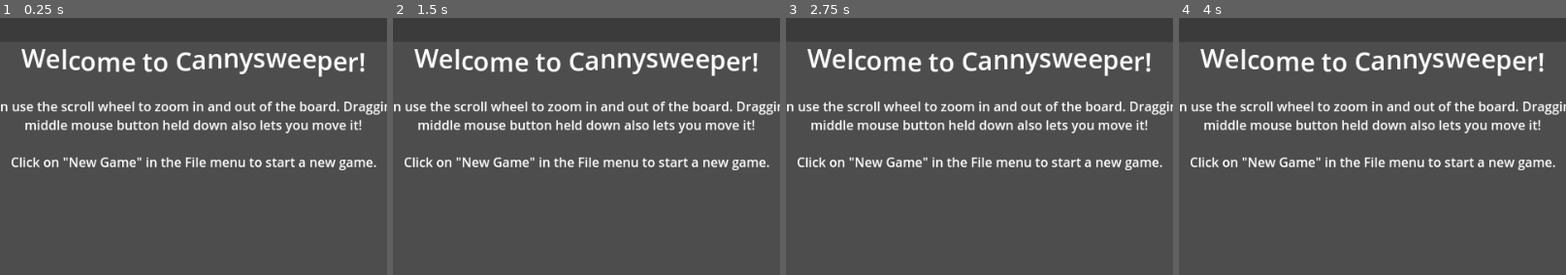
Above: before the commit, frames 1-4 (left to right).
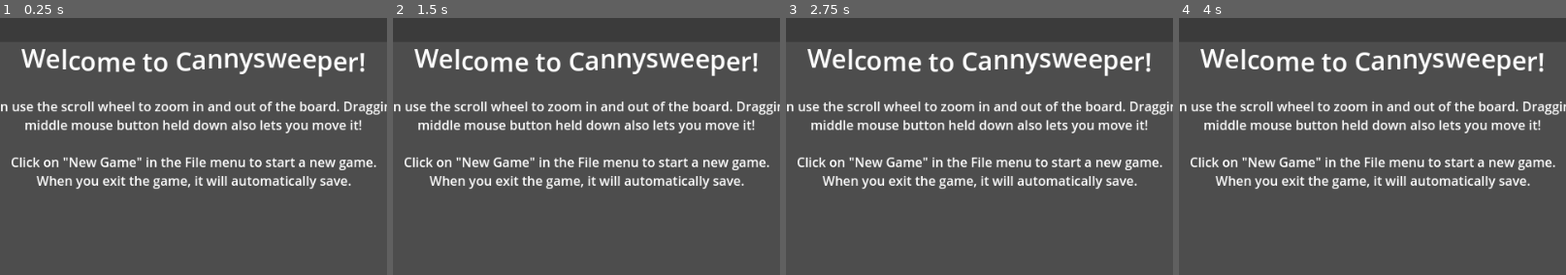
Above: after the commit, the same moments.

Repository: w8t3rmelon/cannysweeper
Game: Godot game, scene res://Scenes/Main.tscn
Two runs of this game, one before a commit and one after it. Both use one fixed random seed, a clock stepped at 60 frames per second and the inputs below.
Inputs (mouse positions are % of the whole screen's width and height, from its top left):
- Up to frame 1 (0.25 s): no input
- Up to frame 2 (1.5 s): move the mouse to (72, 45) at 0.52 s; click (72, 45) at 0.67 s; move the mouse to (30, 55) at 1.27 s; click (30, 55) at 1.42 s
- Up to frame 3 (2.75 s): move the mouse to (60, 28) at 2.02 s; click (60, 28) at 2.17 s
- Up to frame 4 (4 s): move the mouse to (45, 70) at 2.77 s; click (45, 70) at 2.92 s; move the mouse to (80, 65) at 3.52 s; click (80, 65) at 3.67 s
The pictures show only the part of the screen within x 38-88%, y 0-50%; the shares and areas given below are measured in that part.

The runs differ from the first frame. In frame 1, 1.6% of the frame differs, in the area x 9-91%, y 61-67%; in frame 2, 1.6%; in frame 3, 1.6%; in frame 4, 1.6%.

Commit message:
broken saving

Diff:
--- a/DifficultyPresets/1robert.tres
+++ b/DifficultyPresets/1robert.tres
@@ -1,6 +1,6 @@
 [gd_resource type="Resource" script_class="Preset" load_steps=2 format=3 uid="uid://dj3csw2ylno7x"]
 
-[ext_resource type="Script" path="res://Scripts/Preset.gd" id="1_tvoq6"]
+[ext_resource type="Script" path="res://Scripts/Resources/Preset.gd" id="1_tvoq6"]
 
 [resource]
 script = ExtResource("1_tvoq6")
--- a/DifficultyPresets/2baby.tres
+++ b/DifficultyPresets/2baby.tres
@@ -1,6 +1,6 @@
 [gd_resource type="Resource" script_class="Preset" load_steps=2 format=3 uid="uid://6wtihwn5i271"]
 
-[ext_resource type="Script" path="res://Scripts/Preset.gd" id="1_k6lpi"]
+[ext_resource type="Script" path="res://Scripts/Resources/Preset.gd" id="1_k6lpi"]
 
 [resource]
 script = ExtResource("1_k6lpi")
--- a/DifficultyPresets/3easy.tres
+++ b/DifficultyPresets/3easy.tres
@@ -1,6 +1,6 @@
 [gd_resource type="Resource" script_class="Preset" load_steps=2 format=3 uid="uid://dg5wmaxhfalr"]
 
-[ext_resource type="Script" path="res://Scripts/Preset.gd" id="1_81df4"]
+[ext_resource type="Script" path="res://Scripts/Resources/Preset.gd" id="1_81df4"]
 
 [resource]
 script = ExtResource("1_81df4")
--- a/DifficultyPresets/4medium.tres
+++ b/DifficultyPresets/4medium.tres
@@ -1,6 +1,6 @@
 [gd_resource type="Resource" script_class="Preset" load_steps=2 format=3 uid="uid://c4gf0mb87ucqf"]
 
-[ext_resource type="Script" path="res://Scripts/Preset.gd" id="1_6epbd"]
+[ext_resource type="Script" path="res://Scripts/Resources/Preset.gd" id="1_6epbd"]
 
 [resource]
 script = ExtResource("1_6epbd")
--- a/DifficultyPresets/5hard.tres
+++ b/DifficultyPresets/5hard.tres
@@ -1,6 +1,6 @@
 [gd_resource type="Resource" script_class="Preset" load_steps=2 format=3 uid="uid://c56r2n4nbrmrk"]
 
-[ext_resource type="Script" path="res://Scripts/Preset.gd" id="1_anhfa"]
+[ext_resource type="Script" path="res://Scripts/Resources/Preset.gd" id="1_anhfa"]
 
 [resource]
 script = ExtResource("1_anhfa")
--- a/DifficultyPresets/6twig.tres
+++ b/DifficultyPresets/6twig.tres
@@ -1,6 +1,6 @@
 [gd_resource type="Resource" script_class="Preset" load_steps=2 format=3 uid="uid://ccog4j0m4tbjs"]
 
-[ext_resource type="Script" path="res://Scripts/Preset.gd" id="1_x0qn0"]
+[ext_resource type="Script" path="res://Scripts/Resources/Preset.gd" id="1_x0qn0"]
 
 [resource]
 script = ExtResource("1_x0qn0")
--- a/Scenes/Main.tscn
+++ b/Scenes/Main.tscn
@@ -1,9 +1,9 @@
-[gd_scene load_steps=27 format=3 uid="uid://dcb1hpgwfclgd"]
+[gd_scene load_steps=28 format=3 uid="uid://dcb1hpgwfclgd"]
 
 [ext_resource type="Script" path="res://Scripts/Main.gd" id="1_r150o"]
 [ext_resource type="Texture2D" uid="uid://1q4kml3xkn58" path="res://Art/Uncanny.png" id="2_bmxlf"]
 [ext_resource type="Texture2D" uid="uid://dmxaoip6x02i" path="res://Art/HUDBG.png" id="2_idj7w"]
-[ext_resource type="Script" path="res://Scripts/Preset.gd" id="2_s41n8"]
+[ext_resource type="Script" path="res://Scripts/Resources/Preset.gd" id="2_s41n8"]
 [ext_resource type="Resource" uid="uid://dj3csw2ylno7x" path="res://DifficultyPresets/1robert.tres" id="3_2i2af"]
 [ext_resource type="Texture2D" uid="uid://cqwy6u14umb01" path="res://Art/Logo.png" id="3_kln2b"]
 [ext_resource type="Resource" uid="uid://6wtihwn5i271" path="res://DifficultyPresets/2baby.tres" id="4_giki3"]
@@ -18,6 +18,7 @@
 [ext_resource type="Resource" uid="uid://ccog4j0m4tbjs" path="res://DifficultyPresets/6twig.tres" id="8_p3wa0"]
 [ext_resource type="Script" path="res://Scripts/Menus/HelpMenu.gd" id="10_bmxlf"]
 [ext_resource type="Texture2D" uid="uid://bj5kqi02cb1al" path="res://Art/CoolBetaBadge.png" id="12_j6h4m"]
+[ext_resource type="Texture2D" uid="uid://b2o8ajgwqyumy" path="res://Art/SheetSlices/Main/minewin.tres" id="15_jyyuj"]
 [ext_resource type="Texture2D" uid="uid://gq13yrfx6lk6" path="res://Art/Pause.png" id="15_vqus1"]
 
 [sub_resource type="AtlasTexture" id="AtlasTexture_spn41"]
@@ -106,7 +107,8 @@
 [font_size=16]
 Tip: You can use the scroll wheel to zoom in and out of the board. Dragging with the middle mouse button held down also lets you move it!
 
-Click on \"New Game\" in the File menu to start a new game."
+Click on \"New Game\" in the File menu to start a new game.
+When you exit the game, it will automatically save."
 
 [node name="Board" type="Control" parent="GameView"]
 custom_minimum_size = Vector2(512, 480)
@@ -341,18 +343,21 @@
 size = Vector2i(137, 152)
 system_menu_id = 2
 prefer_native_menu = true
-item_count = 4
+item_count = 5
 item_0/text = "New Game"
 item_0/icon = ExtResource("4_rgh2o")
-item_1/text = "Configure"
+item_1/text = "Load Save"
 item_1/icon = ExtResource("5_jw32o")
 item_1/id = 1
-item_2/text = "Pause"
-item_2/icon = ExtResource("15_vqus1")
+item_2/text = "Configure"
+item_2/icon = ExtResource("15_jyyuj")
 item_2/id = 2
-item_3/text = "Quit"
-item_3/icon = ExtResource("5_v1gob")
+item_3/text = "Pause"
+item_3/icon = ExtResource("15_vqus1")
 item_3/id = 3
+item_4/text = "Quit"
+item_4/icon = ExtResource("5_v1gob")
+item_4/id = 4
 script = ExtResource("7_vy5pj")
 
 [node name="Help" type="PopupMenu" parent="Menu"]
--- a/Scripts/Enums.gd
+++ b/Scripts/Enums.gd
@@ -5,6 +5,13 @@
 	CLEARED,
 	FLAGGED,
 	UNSURE
+}
+
+enum TileCompactState {
+	BLOCKED  = 0b00000001,
+	FLAGGED  = 0b00000010,
+	UNSURE   = 0b00000100,
+	HAS_MINE = 0b00001000
 }
 
 enum Sound {
--- a/Scripts/Main.gd
+++ b/Scripts/Main.gd
@@ -1,4 +1,4 @@
-extends Node
+extends Control
 
 var tileTemplate = preload("res://Scenes/Objects/Tile.tscn")
 
@@ -279,8 +279,7 @@
 		row.push_back(tile)
 	tiles.push_back(row)
 
-func new_game():
-	print("clearing everything")
+func reset():
 	$GameView/Welcome.hide()
 	zoom = 100
 	boardOffset = Vector2.ZERO
@@ -299,6 +298,72 @@
 	winScreen.hide()
 	gameOverScreen.hide()
 
+func load_from_save():
+	if ResourceLoader.exists("user://Save.res"):
+		var savedata: SaveData = ResourceLoader.load("user://Save.res")
+		reset()
+
+		time = savedata.timer
+		GSettings.width = savedata.width
+		GSettings.height = savedata.height
+		GSettings.mines = savedata.mines
+
+		for crow in savedata.rows:
+			var y = 0
+			var row = []
+			for ctile: TileCompact in crow.tiles:
+				var x = 0
+				var tile: Tile = tileTemplate.instantiate()
+				tile.tileCoordinates = Vector2i(x, y)
+				tile.position = (Vector2i(x, y) * 32)
+				tile.revealed.connect(func(): reveal_callback(tile))
+				tile.revealed2.connect(func(): reveal_callback2(tile))
+				tile.flagStateChanged.connect(flag_state_change_callback)
+				if ctile.state & Enums.TileCompactState.BLOCKED:
+					tile.type = Enums.TileType.BLOCKED
+				elif ctile.state & Enums.TileCompactState.FLAGGED:
+					tile.type = Enums.TileType.FLAGGED
+				elif ctile.state & Enums.TileCompactState.UNSURE:
+					tile.type = Enums.TileType.UNSURE
+				else:
+					tile.type = Enums.TileType.CLEARED
+
+				if ctile.state & Enums.TileCompactState.HAS_MINE:
+					tile.hasMine = true
+				board.add_child.call_deferred(tile)
+				row.append(tile)
+				x += 1
+			tiles.append(row)
+			y += 1
+
+		print("positioning board")
+		boardPosition = (board.size / 2) - ((Vector2(GSettings.width, GSettings.height) * 32) / 2)
+		board.position = boardPosition + boardOffset
+		board.pivot_offset = ((Vector2(GSettings.width, GSettings.height) * 32) / 2)
+
+		# code was stolen from kmines (minefielditem.cpp:252) for this
+		var xAxisDominant = (GSettings.width + 1) / board.size.x > (GSettings.height + 1) / board.size.y
+		var size = 0
+		if xAxisDominant:
+			size = board.size.x / (GSettings.width + 1)
+		else:
+			size = board.size.y / (GSettings.height + 1)
+		boardScale = Vector2.ONE * (size / 32)
+
+		board.scale = boardScale
+
+		$HUD/Mines.text = "Mines: %d/%d" % [markedMines, GSettings.mines]
+
+		print("marking tiles")
+		mark_adjacent()
+
+		SND.mus_play(Enums.Music.DEFAULT)
+	else:
+		OS.alert("You do not have an active save file.")
+
+func new_game():
+	reset()
+
 	print("making rows")
 	for y in range(0, GSettings.height):
 		make_row.call_deferred(y)
@@ -321,14 +386,29 @@
 
 	$HUD/Mines.text = "Mines: %d/%d" % [markedMines, GSettings.mines]
 
-	await get_tree().process_frame
-
 	print("marking tiles")
 	mark_tiles.call_deferred()
 
 	SND.mus_play(Enums.Music.DEFAULT)
 
+func quit():
+	SaveManager.saveState(tiles)
+
+	if randi_range(1, 4) == 2:
+		uncannyJumpscare.show()
+		SND.snd_play(Enums.Sound.JUMPSCARE)
+		await get_tree().create_timer(0.2).timeout
+	else:
+		modulate = Color(0.5, 0.5, 0.5, 1)
+
+	get_tree().quit()
+
+func _notification(what):
+	if what == NOTIFICATION_WM_CLOSE_REQUEST:
+		quit()
+
 func _ready():
+	get_tree().set_auto_accept_quit(false)
 	for p in difficulties:
 		$ConfigurationWindow/Container/Difficulty/Box.add_item(p.name)
 	$ConfigurationWindow/Container/Difficulty/Box.add_item("Custom", 999)
--- /dev/null
+++ b/Scripts/Managers/SaveManager.gd
@@ -0,0 +1,28 @@
+extends Node
+
+func saveState(tiles):
+	var savedata = SaveData.new()
+	for row in tiles:
+		var tilerow = TileRow.new()
+		var compactTiles: Array[TileCompact] = []
+		for tile: Tile in row:
+			var compactTile = TileCompact.new()
+			if tile.hasMine:
+				compactTile.state |= Enums.TileCompactState.HAS_MINE
+			if tile.type == Enums.TileType.BLOCKED:
+				compactTile.state |= Enums.TileCompactState.BLOCKED
+			elif tile.type == Enums.TileType.FLAGGED:
+				compactTile.state |= Enums.TileCompactState.FLAGGED
+			elif tile.type == Enums.TileType.UNSURE:
+				compactTile.state |= Enums.TileCompactState.UNSURE
+			compactTiles.append(compactTile)
+		tilerow.tiles = compactTiles
+		savedata.rows.append(tilerow)
+	savedata.timer = $/root/Main.time
+	savedata.width = GSettings.width
+	savedata.height = GSettings.height
+	savedata.mines = GSettings.mines
+	ResourceSaver.save(savedata, "user://Save.res")
+
+func loadState():
+	var savedata = ResourceLoader.load("user://Save.res")
--- a/Scripts/Menus/FileMenu.gd
+++ b/Scripts/Menus/FileMenu.gd
@@ -3,12 +3,7 @@
 func _index_pressed(i: int):
 	match i:
 		0: $/root/Main.new_game()
-		1: $/root/Main/ConfigurationWindow.show()
-		2: $/root/Main.pause()
-		3:
-			if randi_range(1, 4) == 2:
-				$/root/Main.uncannyJumpscare.show()
-				SND.snd_play(Enums.Sound.JUMPSCARE)
-				await get_tree().create_timer(0.2).timeout
-
-			get_tree().quit()
+		1: $/root/Main.load_from_save()
+		2: $/root/Main/ConfigurationWindow.show()
+		3: $/root/Main.pause()
+		4: $/root/Main.quit()
--- /dev/null
+++ b/Scripts/Resources/SaveData.gd
@@ -0,0 +1,9 @@
+extends Resource
+class_name SaveData
+
+@export var timer: int
+@export var rows: Array[TileRow]
+
+@export var width: int
+@export var height: int
+@export var mines: int
--- /dev/null
+++ b/Scripts/Resources/TileCompact.gd
@@ -0,0 +1,5 @@
+class_name TileCompact
+extends Resource
+
+# cast to TileCompactState
+@export_flags("BLOCKED", "FLAGGED", "UNSURE", "HAS_MINE") var state: int
--- /dev/null
+++ b/Scripts/Resources/TileRow.gd
@@ -0,0 +1,4 @@
+extends Resource
+class_name TileRow
+
+@export var tiles: Array[TileCompact]
--- a/project.godot
+++ b/project.godot
@@ -20,6 +20,7 @@
 [autoload]
 
 SND="*res://Scripts/Managers/SoundSystem.gd"
+SaveManager="*res://Scripts/Managers/SaveManager.gd"
 
 [display]
 
Renamed: Scripts/Preset.gd -> Scripts/Resources/Preset.gd
